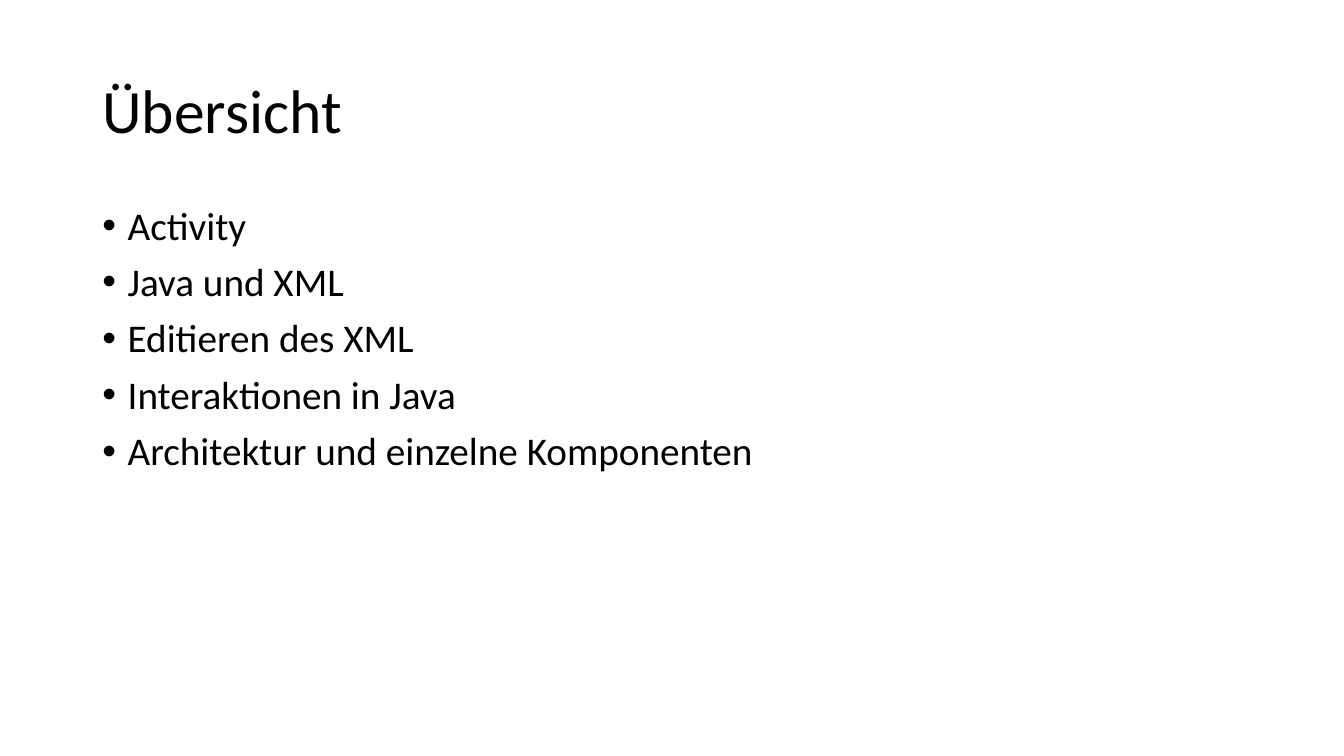
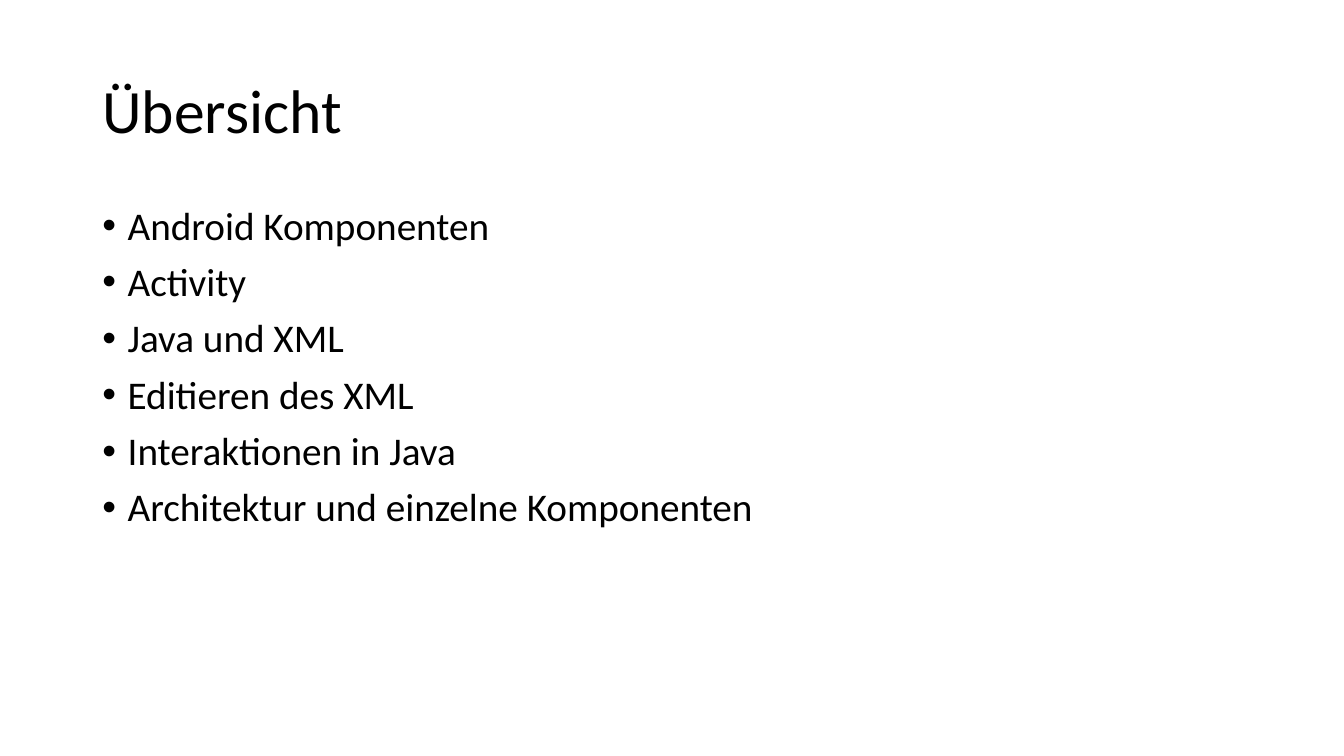
Before and after one commit to desombre/java_examples, a slide deck: slide 4 of Android_UI.pptx. Drawn at 1344x756 pixels with LibreOffice and Linux fonts; fonts in the diff are those of the drawing. Boxes give left, top, right and bottom in pixels: in the first picture for what was removed or moved away, otherwise in the second. Text is boxed around its words. In the diff, an @@ line names an element or a change of style, - is before the commit and + after.

Commit message:
Cont: Android UI - ViewHolder + Adapter noch erklären

```diff
--- a/Android_UI.pptx
+++ b/Android_UI.pptx
@@ text at <box>128,212,489,247</box>: paragraph added @@
+• Android Komponenten
```
Also in this commit, not shown: 5 other slides changed, 3 slides added, 4 slides removed.
